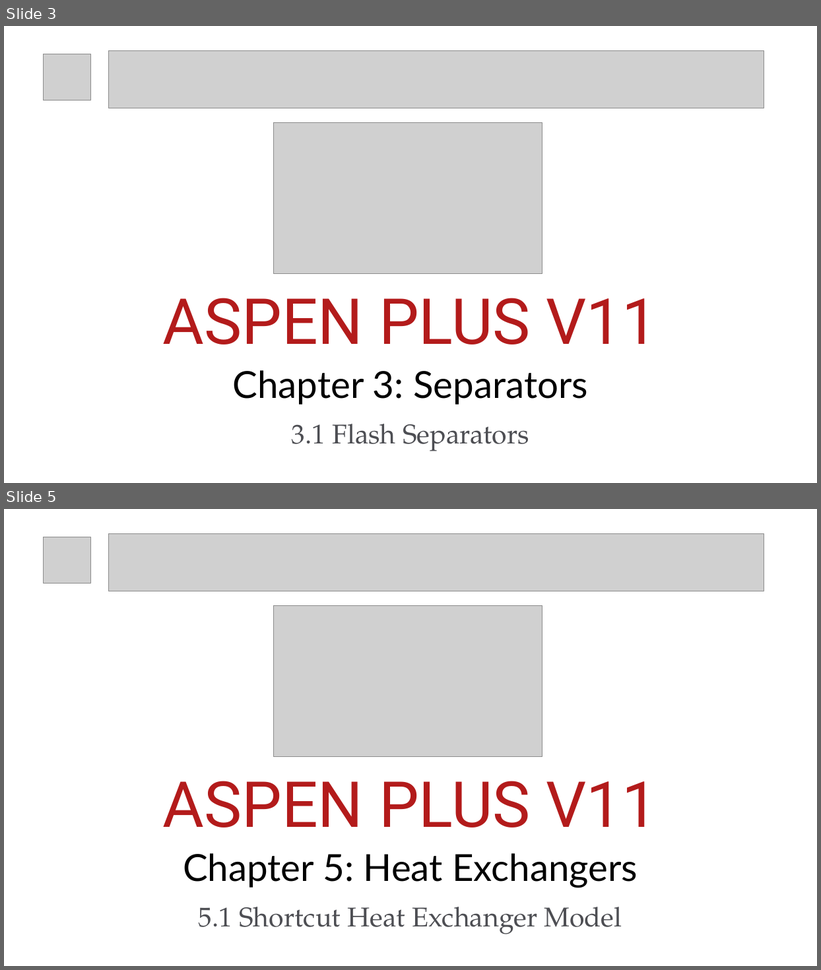
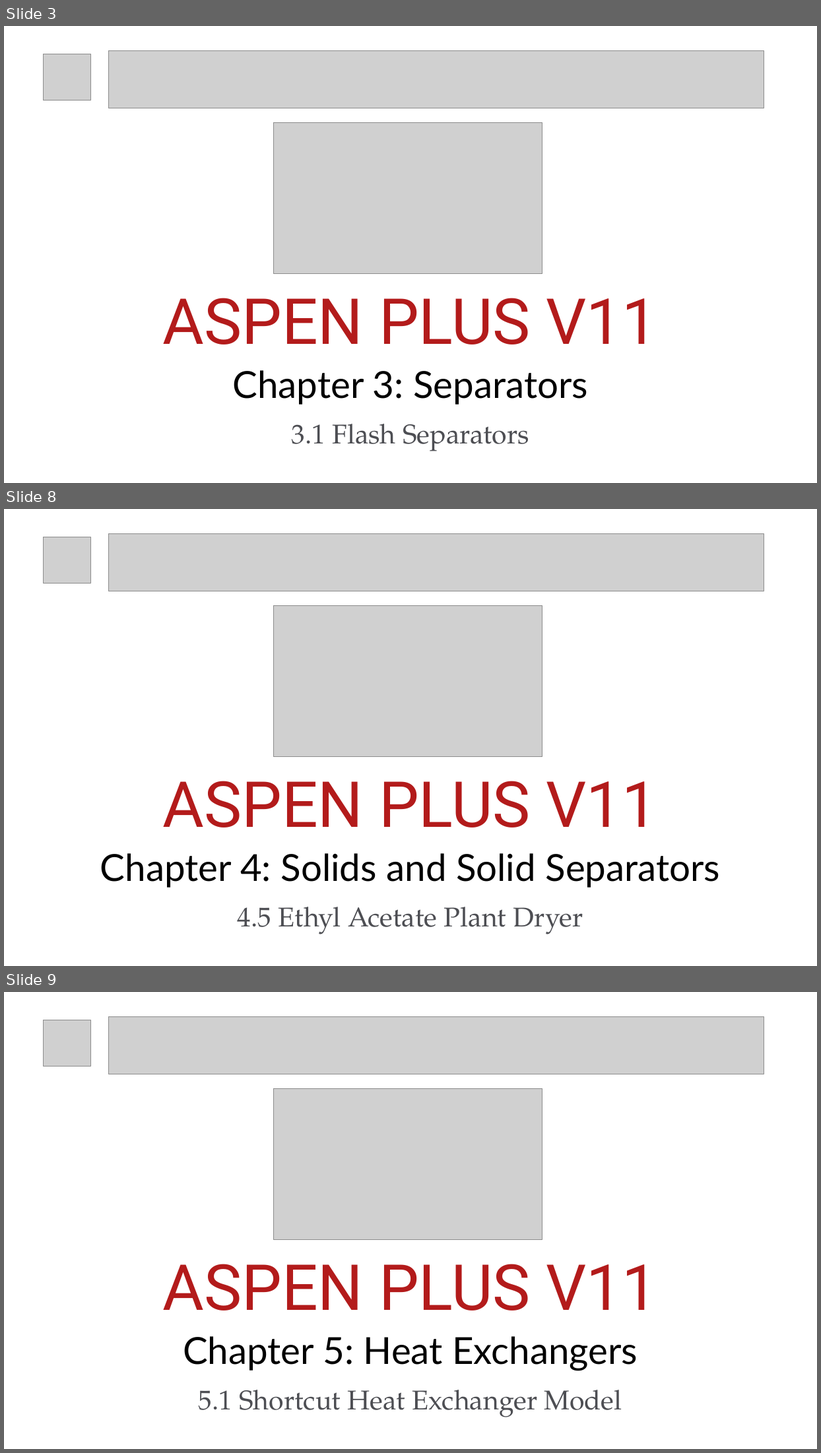
Before and after one commit to btanti/aspen-tutorials, a slide deck: Title Designs/Title Designs.pptx. Shown one above the other, each under a label of ours: slides 3 and 5 before the commit, slides 3, 8 and 9 after it; the slides between them are not shown. The pictures are 821x970 and 821x1453 pixels, drawn with LibreOffice and Linux fonts; fonts in the diff are those of the drawing; grey boxes stand for pictures. Boxes give left, top, right and bottom in pixels: in the first picture for what was removed or moved away, otherwise in the second. Text is boxed around its words. In the diff, an @@ line names an element or a change of style, - is before the commit and + after.

```diff
--- a/Title Designs/Title Designs.pptx
+++ b/Title Designs/Title Designs.pptx
@@ slide 8 added at [4, 509, 817, 966], background #FFFFFF @@
@@ picture added at [44, 537, 91, 584] @@
@@ picture added at [109, 533, 764, 591] @@
@@ picture added at [274, 606, 543, 757] @@
@@ text added at [163, 781, 658, 828], 75 pt, text #B31B1B @@
+ASPEN PLUS V11
@@ title added at [100, 854, 721, 888], 44 pt, text #000000 @@
+Chapter 4: Solids and Solid Separators
@@ text added at [238, 907, 583, 935], 32 pt, text #4D4E53 @@
+4.5 Ethyl Acetate Plant Dryer
@@ what was slide 5 is now slide 9 @@
```
Also in this commit, not shown: 1 slide changed, 3 other slides added, 8 other files.
